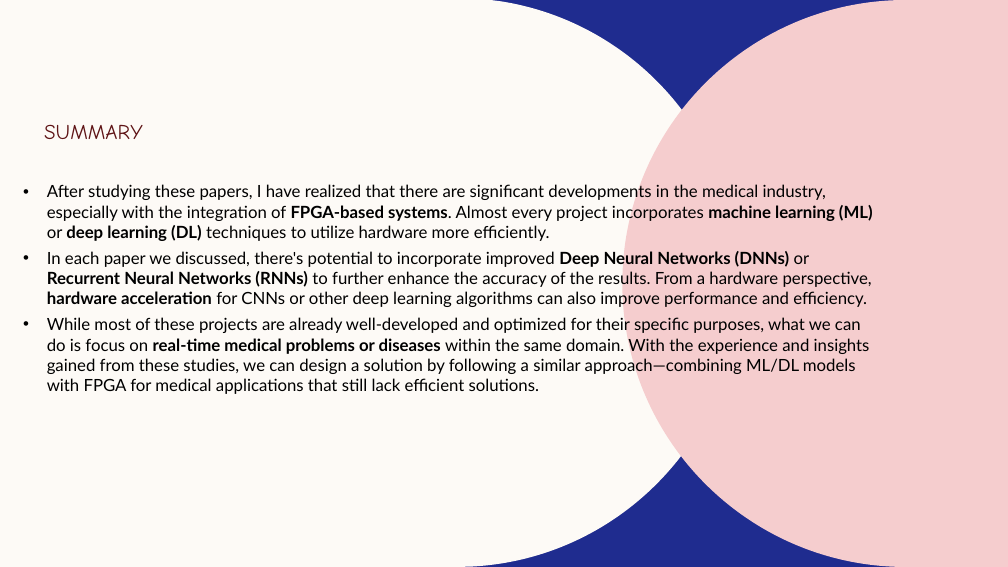
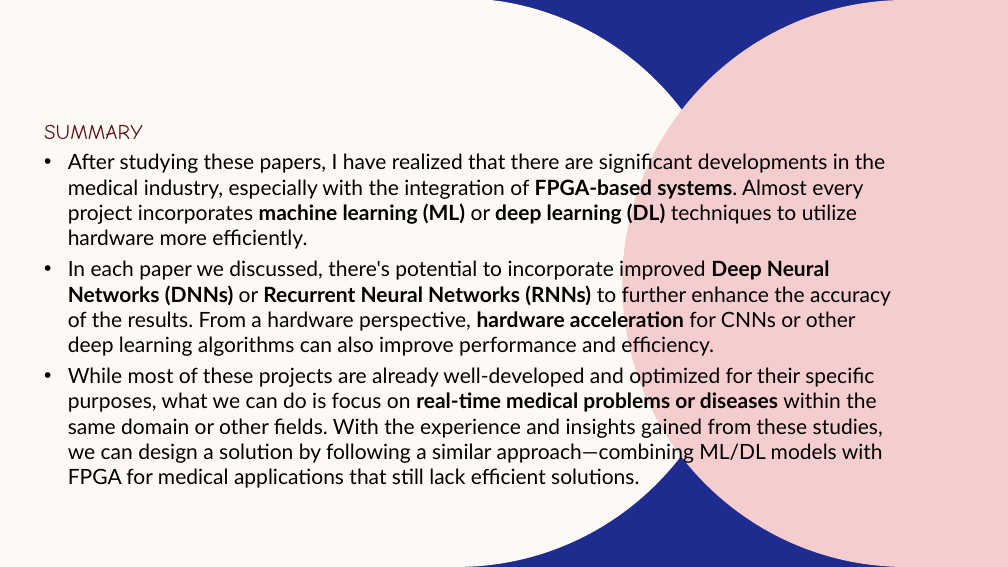
Before and after one commit to pkpkp456/ShotSense-Edge, a slide deck: slide 9 of Project.pptx (slide 8 before the commit). Drawn at 1008x567 pixels with LibreOffice and Linux fonts; fonts in the diff are those of the drawing; background and template pictures are left out. Boxes give left, top, right and bottom in pixels: in the first picture for what was removed or moved away, otherwise in the second. Text is boxed around its words. In the diff, an @@ line names an element or a change of style, - is before the commit and + after.

```diff
--- a/Project.pptx
+++ b/Project.pptx
@@ subtitle "After studying these papers, I ...": place and size @@
-subtitle "After studying these papers, I ..." at [47,183,873,394]
+subtitle "After studying these papers, I ..." at [68,151,891,488]
@@ subtitle at [68,151,891,357]: size 16 to 20 pt in "After studying these papers, I have realized ...", "In each paper we discussed, there's potential ..." @@
@@ subtitle at [68,365,883,488]: text changed; size 16 to 20 pt @@
-• While most of these projects are already well-developed and optimized for their specific purposes, what we can do is focus on real-time medical problems or diseases within the same domain. With the experience and insights gained from these studies, we can design a solution by following a similar approach—combining ML/DL models with FPGA for medical applications that still lack efficient solutions.
+• While most of these projects are already well-developed and optimized for their specific purposes, what we can do is focus on real-time medical problems or diseases within the same domain or other fields. With the experience and insights gained from these studies, we can design a solution by following a similar approach—combining ML/DL models with FPGA for medical applications that still lack efficient solutions.
```
Also in this commit, not shown: 3 other slides changed, 1 slide added, 2 other files.
